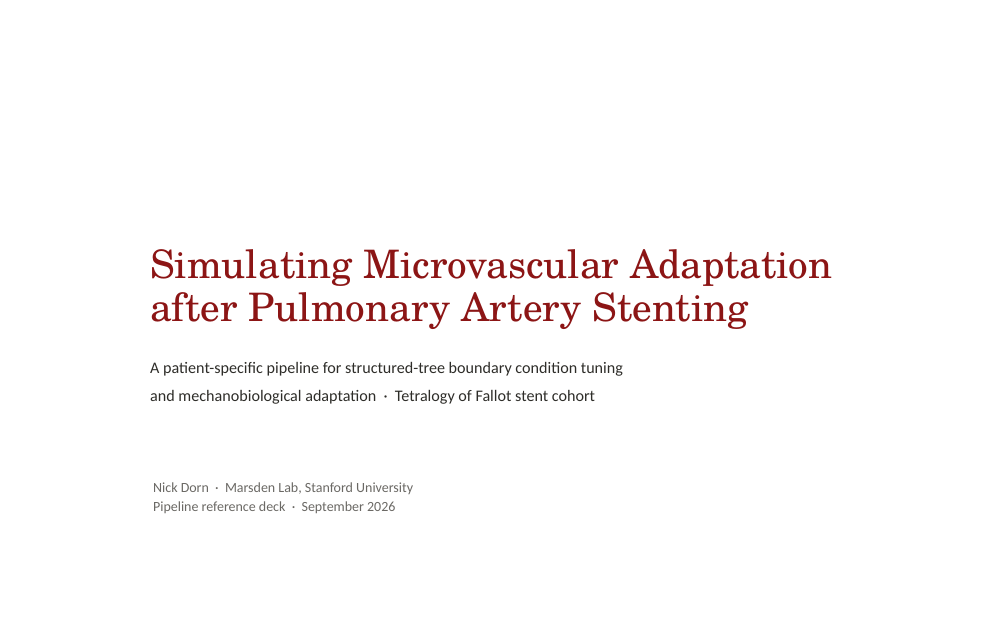
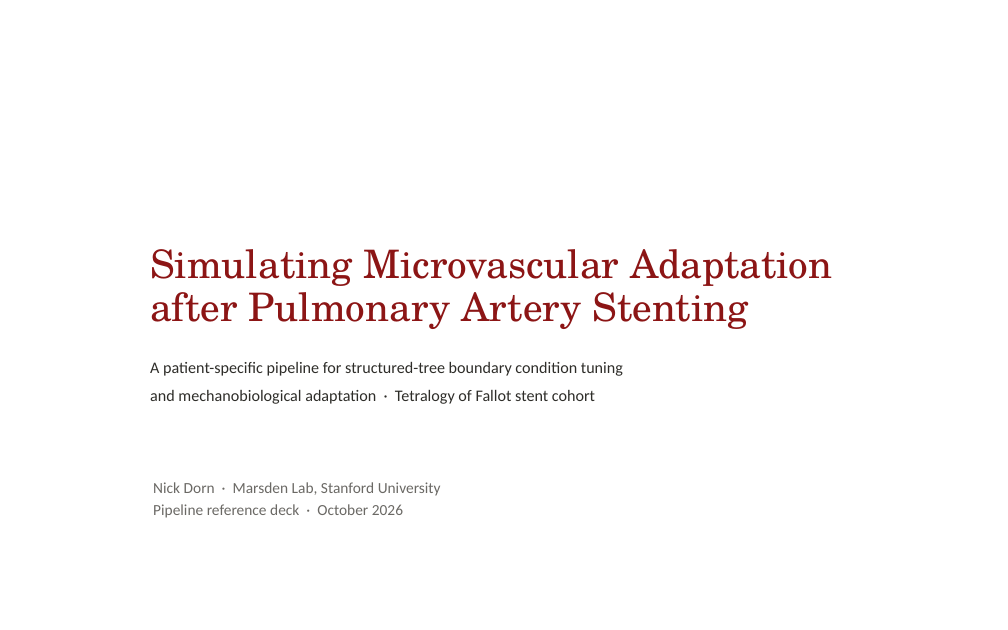
Before and after one commit to ncdorn/svzt-agent, a slide deck: slide 1 of PPAS_pipeline_reference.pptx. Drawn at 1008x630 pixels with LibreOffice and Linux fonts; fonts in the diff are those of the drawing; background and template pictures are left out. Boxes give left, top, right and bottom in pixels: in the first picture for what was removed or moved away, otherwise in the second. Text is boxed around its words. In the diff, an @@ line names an element or a change of style, - is before the commit and + after.

```diff
--- a/PPAS_pipeline_reference.pptx
+++ b/PPAS_pipeline_reference.pptx
@@ text at box(153, 504, 403, 518): text changed; size 10 to 11 pt @@
-Pipeline reference deck · September 2026
+Pipeline reference deck · October 2026
@@ text at box(153, 482, 441, 496): size 10 to 11 pt in "Nick Dorn · Marsden Lab, Stanford University" @@
```
Also in this commit, not shown: 60 other slides changed, 31 slides added, 5 slides removed.
